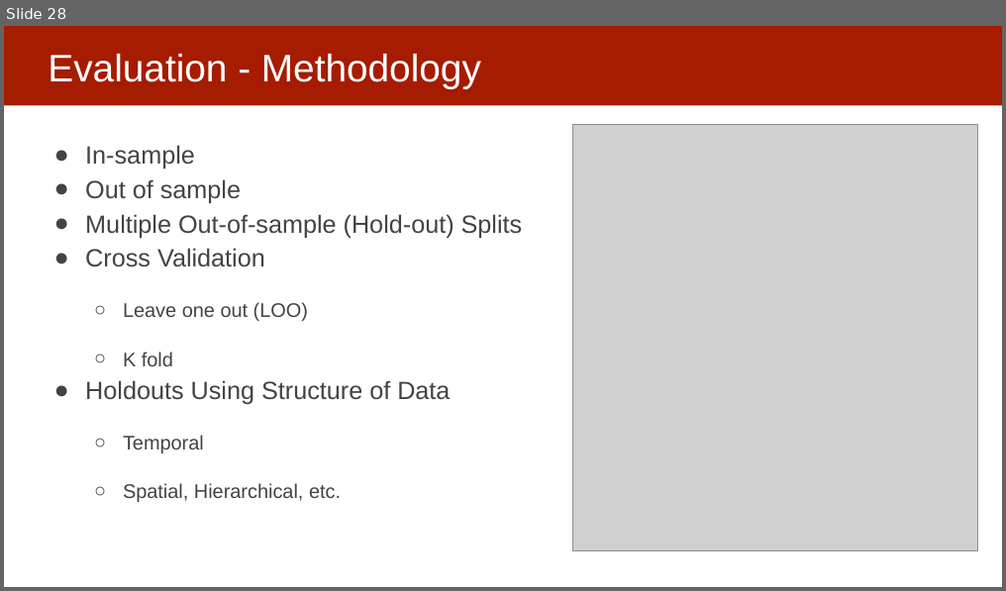
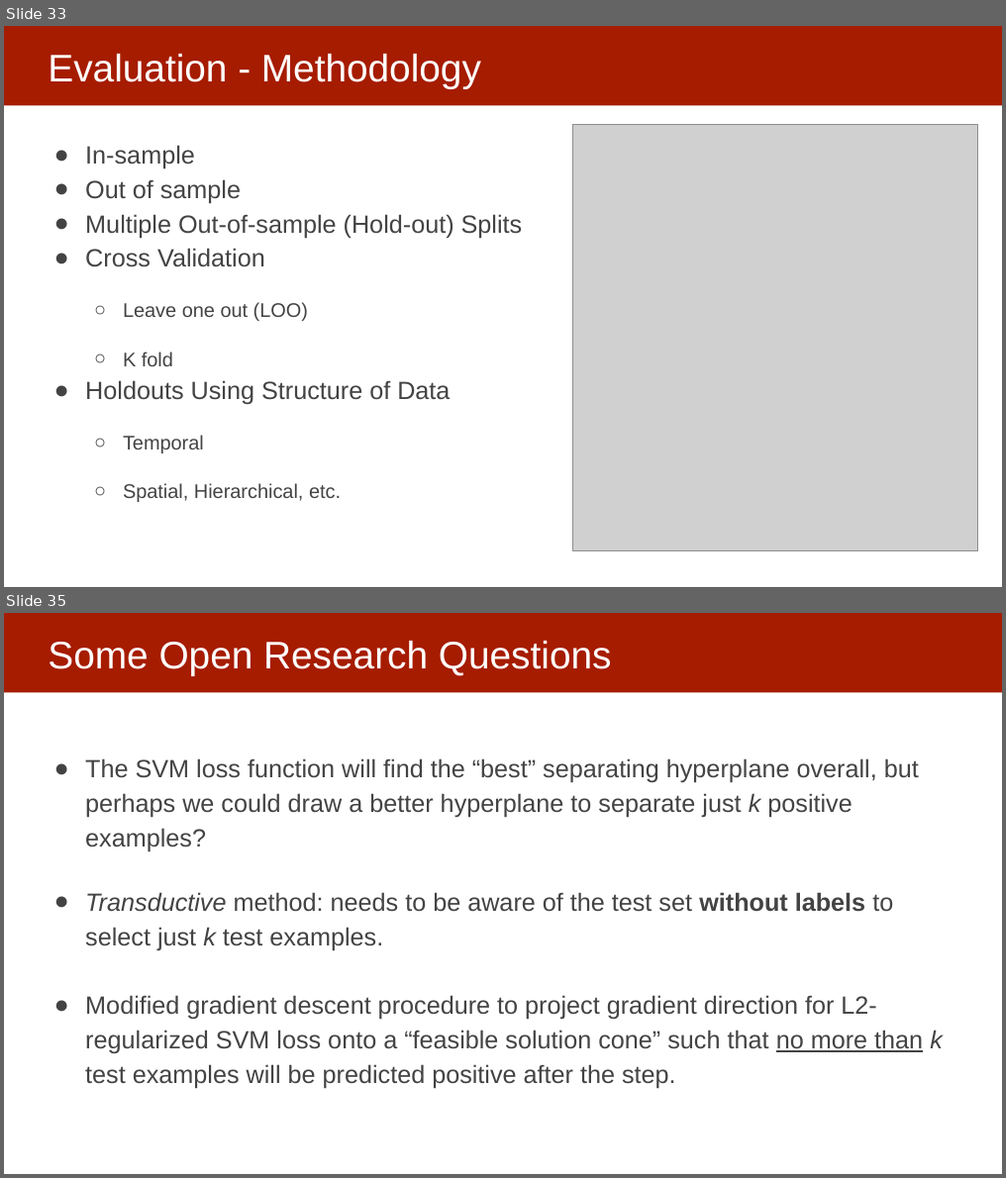
Before and after one commit to dssg/mlforpublicpolicylab, a slide deck: 06 - Performance and Evaluation Pt 2/Model Selection and Validation - Part II.pptx. Shown one above the other, each under a label of ours: slide 28 before the commit, slides 33 and 35 after it; the slides between them are not shown. The pictures are 1006x591 and 1006x1178 pixels, drawn with LibreOffice and Linux fonts; fonts in the diff are those of the drawing; grey boxes stand for pictures. Boxes give left, top, right and bottom in pixels: in the first picture for what was removed or moved away, otherwise in the second. Text is boxed around its words. In the diff, an @@ line names an element or a change of style, - is before the commit and + after.

```diff
--- a/06 - Performance and Evaluation Pt 2/Model Selection and Validation - Part II.pptx
+++ b/06 - Performance and Evaluation Pt 2/Model Selection and Validation - Part II.pptx
@@ slide 35 added at (4, 613, 1002, 1174), background #FFFFFF; not listed: 1 template element that a slide beside it also shows @@
@@ title added at (48, 641, 612, 675), 37 pt, text #FFFFFF @@
+Some Open Research Questions
@@ text added at (85, 759, 943, 1088), 24 pt, text #434343 @@
+● The SVM loss function will find the “best” separating hyperplane overall, but perhaps we could draw a better hyperplane to separate just k positive examples?
+● Transductive method: needs to be aware of the test set without labels to select just k test examples.
+● Modified gradient descent procedure to project gradient direction for L2-regularized SVM loss onto a “feasible solution cone” such that no more than k test examples will be predicted positive after the step.
@@ what was slide 28 is now slide 33 @@
```
Also in this commit, not shown: 4 slides changed, 11 other slides added, 2 slides removed.
